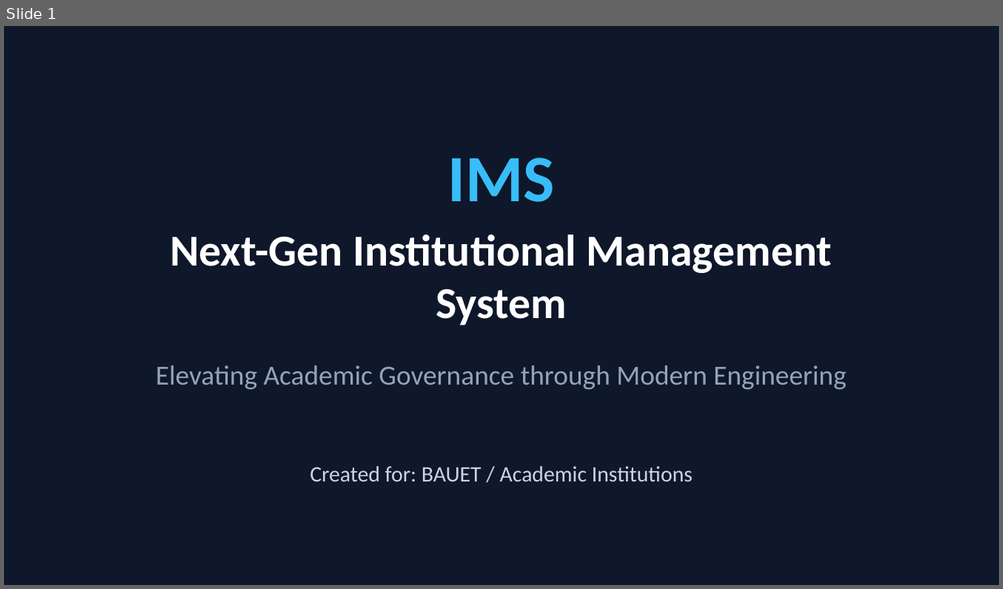
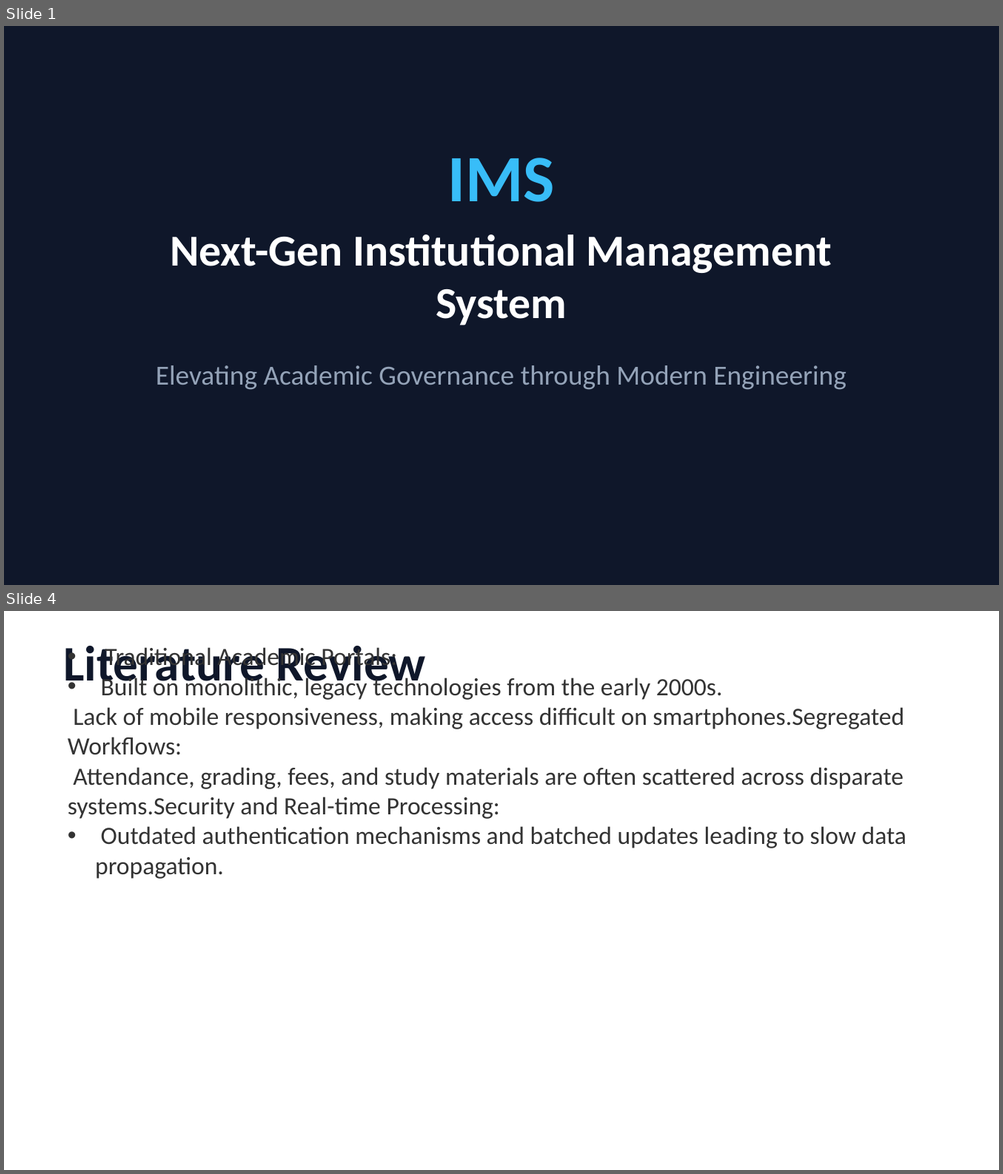
Before and after one commit to NoorAbdullah02/IMS, a slide deck: IMS_Project_Presentation.pptx. Shown one above the other, each under a label of ours: slide 1 before the commit, slides 1 and 4 after it; the slides between them are not shown. The pictures are 1003x589 and 1003x1174 pixels, drawn with LibreOffice and Linux fonts; fonts in the diff are those of the drawing. Boxes give left, top, right and bottom in pixels: in the first picture for what was removed or moved away, otherwise in the second. Text is boxed around its words. In the diff, an @@ line names an element or a change of style, - is before the commit and + after.

```diff
--- a/IMS_Project_Presentation.pptx
+++ b/IMS_Project_Presentation.pptx
@@ slide 4 added at (4,611,999,1170), background #FFFFFF @@
@@ text added at (63,646,426,692), 36 pt, text #0F172A, bold @@
+Literature Review
@@ text added at (68,646,906,879), 18 pt, text #333333 @@
+• Traditional Academic Portals:
+• Built on monolithic, legacy technologies from the early 2000s.
+• Lack of mobile responsiveness, making access difficult on smartphones.Segregated Workflows:
+• Attendance, grading, fees, and study materials are often scattered across disparate systems.Security and Real-time Processing:
+• Outdated authentication mechanisms and batched updates leading to slow data propagation.
@@ slide 1 changed as well @@
@@ text removed at (310,466,692,482) @@
-Created for: BAUET / Academic Institutions
```
Also in this commit, not shown: 1 other slide changed, 9 other slides added, 7 slides removed, 1 other file.
